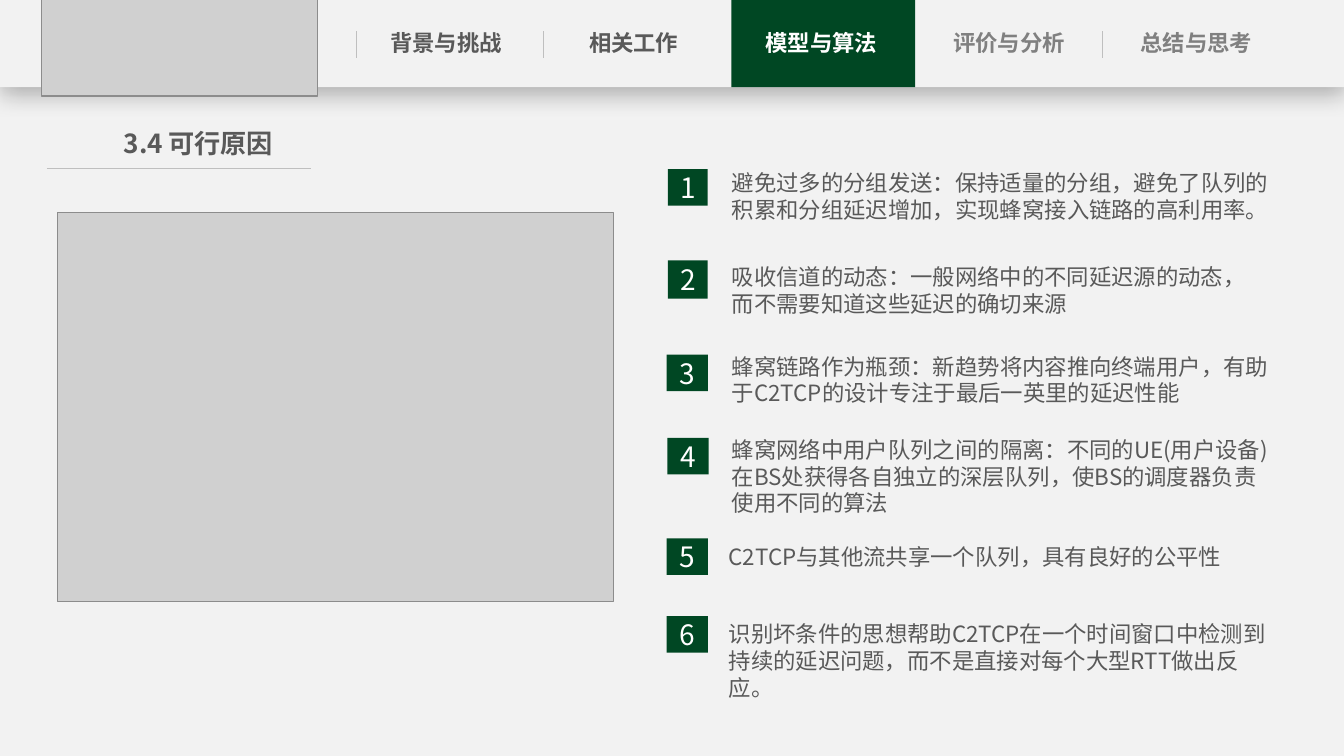
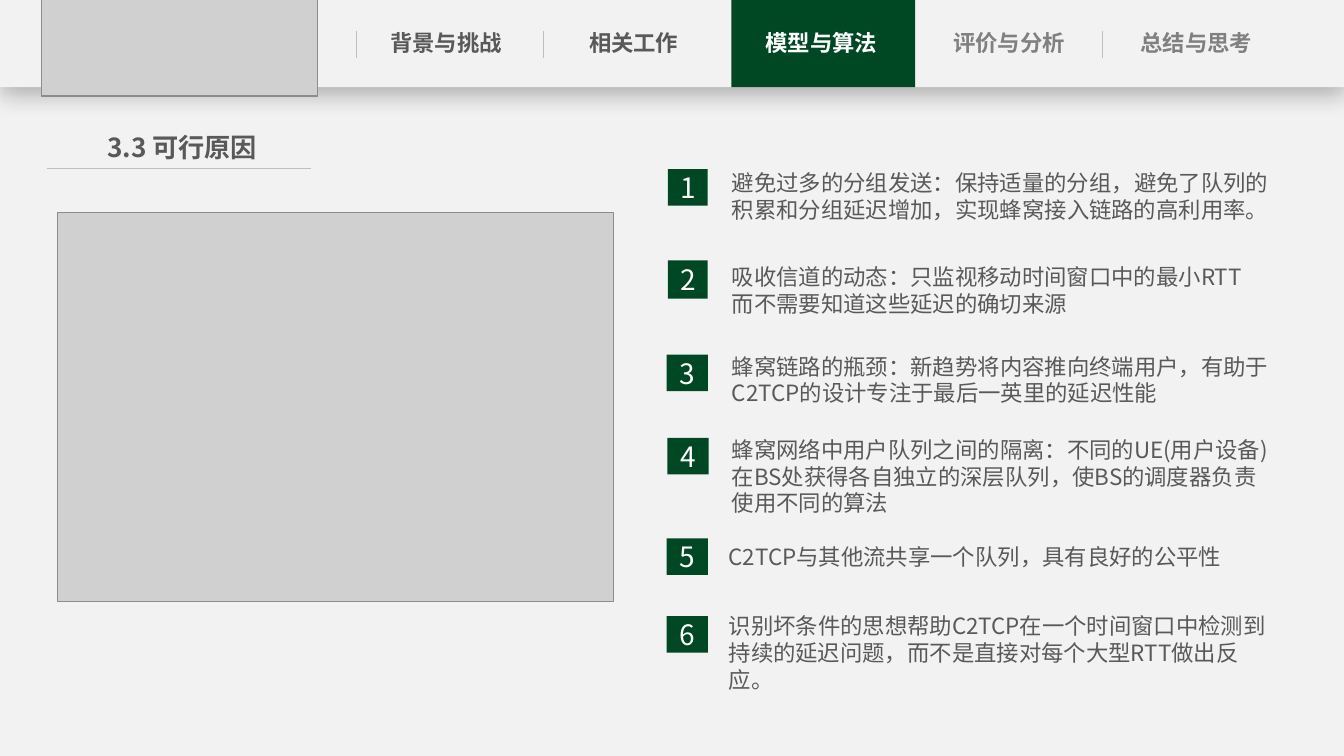
Before and after one commit to Enderfga/Enderfga, a slide deck: slide 14 of Report/C2TCP A Flexible Cellular TCP to Meet Stringent Delay Requirements.pptx (slide 16 before the commit). Drawn at 1344x756 pixels with LibreOffice and Linux fonts; fonts in the diff are those of the drawing; grey boxes stand for pictures. Boxes give left, top, right and bottom in pixels: in the first picture for what was removed or moved away, otherwise in the second. Text is boxed around its words. In the diff, an @@ line names an element or a change of style, - is before the commit and + after.

```diff
--- a/Report/C2TCP A Flexible Cellular TCP to Meet Stringent Delay Requirements.pptx
+++ b/Report/C2TCP A Flexible Cellular TCP to Meet Stringent Delay Requirements.pptx
@@ text at <box>108,135,257,160</box>: text changed @@
-3.4 可行原因
+3.3 可行原因
@@ text at <box>732,266,1242,314</box>: text changed @@
-吸收信道的动态：一般网络中的不同延迟源的动态，而不需要知道这些延迟的确切来源
+吸收信道的动态：只监视移动时间窗口中的最小RTT
+而不需要知道这些延迟的确切来源
@@ text at <box>732,356,1268,403</box>: text changed @@
-蜂窝链路作为瓶颈：新趋势将内容推向终端用户，有助于C2TCP的设计专注于最后一英里的延迟性能
+蜂窝链路的瓶颈：新趋势将内容推向终端用户，有助于C2TCP的设计专注于最后一英里的延迟性能
@@ text "识别坏条件的思想帮助C2TCP在一个时间窗口中检测到持续的延迟问题，而不是直接对每个大型RTT做出反应。": place and size @@
-text "识别坏条件的思想帮助C2TCP在一个时间窗口中检测到持续的延迟问题，而不是直接对每个大型RTT做出反应。" at <box>729,623,1266,698</box>
+text "识别坏条件的思想帮助C2TCP在一个时间窗口中检测到持续的延迟问题，而不是直接对每个大型RTT做出反应。" at <box>729,615,1266,690</box>
```
Also in this commit, not shown: 16 other slides changed, 2 slides removed, 9 other files.
